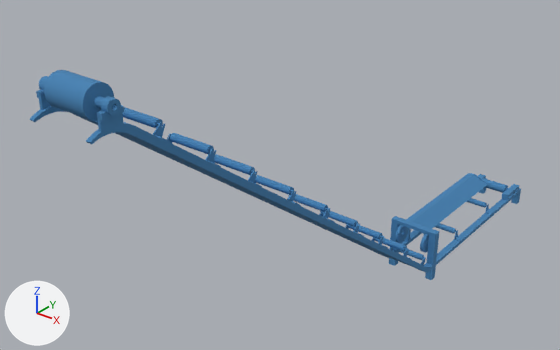
One commit to the glTF model public/glb/皮带机.glb: the scene before it, then after it.
One viewpoint serves both versions: a 50 mm camera at (4.83, -3.02, 6.11) aimed at (-0.41, 3.53, 2.04). The lights are fixed; the arrows at lower left show +X, +Y and +Z. Vertices at the same position are counted once.

In view in the first picture: 'root'.
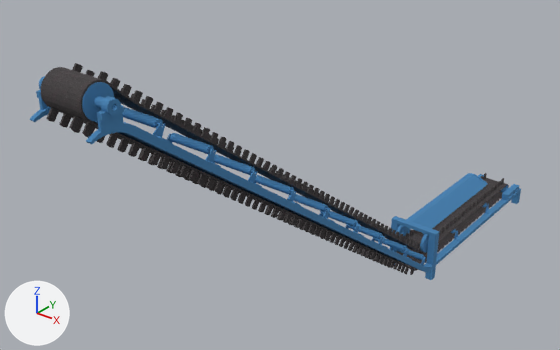
Changed parts and their boxes (x1, y1, x2, y2) in the pictures (560 x 350 px):
'root', reshaped
    before: (30, 70, 521, 280)
    after: (30, 63, 521, 280)
part 1 of me_mesh_0, added (black)
    after: (41, 63, 509, 275)

What the commit changed:
Picture 'Image_0' (img_image_0) is new.
Material '新沥青' (mat_新沥青) is new.
Its texture is img_image_0.
Its metallic is 0.1.
Its roughness is 0.9.
me_mesh_0 is used by ob_root; location (0.0, 0.0, 0.0).
me_mesh_0 had 4897 vertices, 10219 faces and spanned x 0.0..0.78, y 0.0..8.53, z 0.0..4.33.
me_mesh_0 now has 8004 vertices, 17090 faces and spans x 0.0..0.78, y 0.0..8.53, z 0.0..4.36.
me_mesh_0 part 1: 3107 vertices added at x 0.16..0.61, y 0.0..8.29, z 0.14..4.36.
me_mesh_0 now uses material mat_新沥青 (picture img_image_0).
